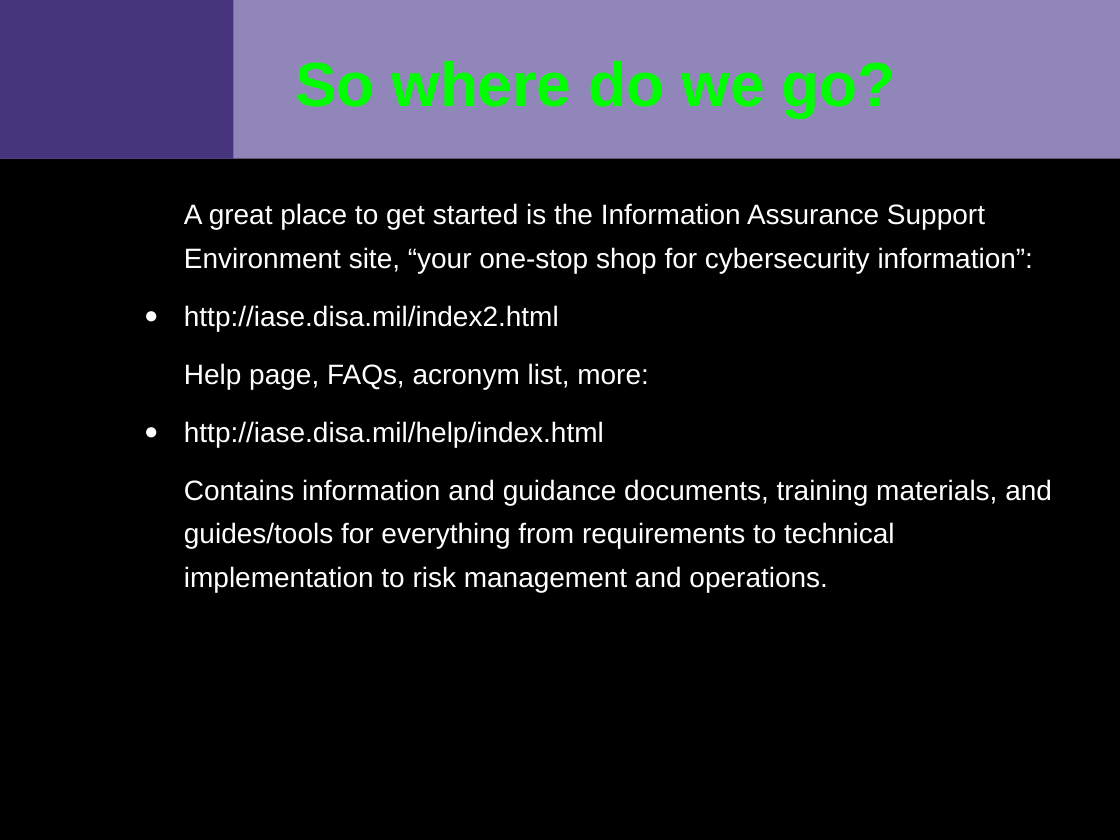
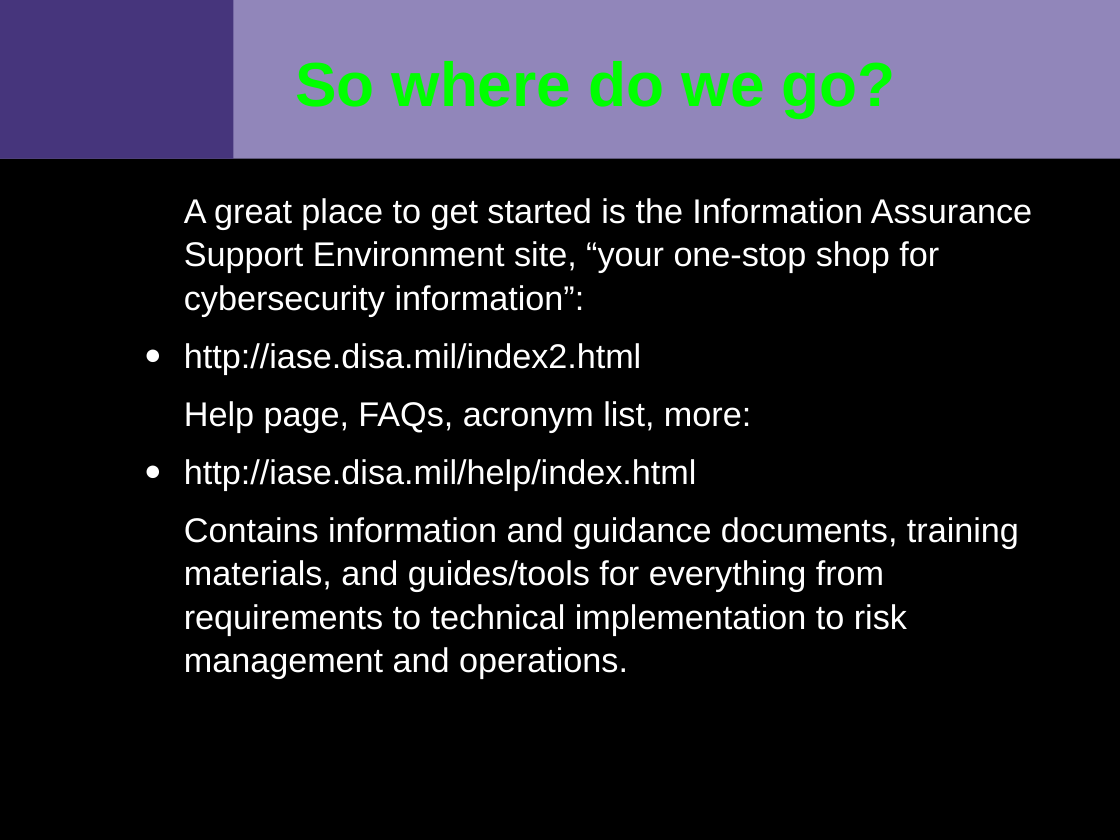
Before and after one commit to VCTLabs/elc2015-presentations, a slide deck: slide 4 of security_IoT/security_assessment_slides.odp. Drawn at 1120x840 pixels with LibreOffice and Linux fonts; fonts in the diff are those of the drawing; background and template pictures are left out. Boxes give left, top, right and bottom in pixels: in the first picture for what was removed or moved away, otherwise in the second. Text is boxed around its words. In the diff, an @@ line names an element or a change of style, - is before the commit and + after.

```diff
--- a/security_IoT/security_assessment_slides.odp
+++ b/security_IoT/security_assessment_slides.odp
@@ text "A great place to get ..." at [184,198,1032,679]: size 18 to 22 pt @@
```
Also in this commit, not shown: 7 other slides changed, 4 slides added, 2 other files.
